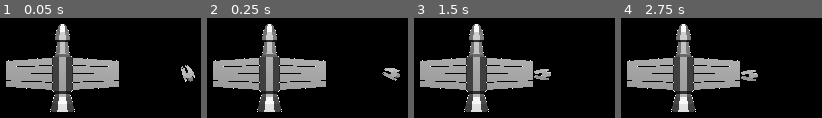
Above: before the commit, frames 1-4 (left to right).
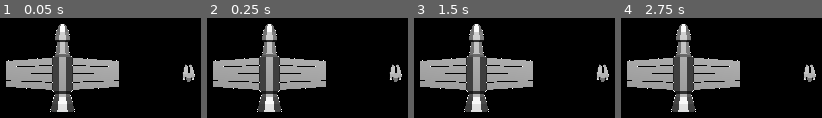
Above: after the commit, the same moments.

Repository: manglemix/spaceweed
Game: Godot game, scene res://test_scenes/Gameplay.tscn
Same seed, same stepped clock (60 frames per second), same inputs: the game is played once before the commit and once after it. This scene is started directly instead of the project's main scene.
Inputs (mouse positions are in pixels of both pictures, inside the frame that each line leads up to):
- Up to frame 1 (0.05 s): no input
- Up to frame 2 (0.25 s): no input
- Up to frame 3 (1.5 s): move the mouse to (outside the picture) at 0.52 s; press the mouse at (outside the picture) at 0.53 s; hold D (move_right) 0.53-1.28 s; right-click (outside the picture) at 0.8 s; move the mouse to (outside the picture) at 1.27 s; release the mouse at (outside the picture) at 1.28 s; hold S (move_down) from 1.28 s (still down); right-click (outside the picture) at 1.35 s
- Up to frame 4 (2.75 s): click (outside the picture) at 1.55 s; tap Enter at 2 s; move the mouse to (outside the picture) at 2.02 s; release S (move_down) at 2.03 s; hold D (move_right) from 2.03 s (still down); hold Middle mouse button (drag_camera) from 2.03 s (still down); right-click (outside the picture) at 2.3 s

The runs differ from the first frame. In frame 1, 0.5% of the frame differs, in the area x 90-98%, y 46-64%; in frame 2, 0.7%; in frame 3, 1.4%, in the area x 59-98%, y 46-64%; in frame 4, 1.4%.

Commit message:
Drone's can now be commanded to move around
When right clicking, a waypoint will be put down for each drone at the mouse position.

Diff:
--- a/project.godot
+++ b/project.godot
@@ -142,6 +142,11 @@
 "events": [ Object(InputEventMouseButton,"resource_local_to_scene":false,"resource_name":"","device":0,"alt":false,"shi …(212 unchanged characters)…
  ]
 }
+command={
+"deadzone": 0.5,
+"events": [ Object(InputEventMouseButton,"resource_local_to_scene":false,"resource_name":"","device":0,"alt":false,"shift":false,"control":false,"meta":false,"command":false,"button_mask":0,"position":Vector2( 0, 0 ),"global_position":Vector2( 0, 0 ),"factor":1.0,"button_index":2,"pressed":false,"doubleclick":false,"script":null)
+ ]
+}
 
 [physics]
 
--- a/scenes/drones/drone_move.gd
+++ b/scenes/drones/drone_move.gd
@@ -10,12 +10,13 @@
 var speed: float
 var target: Vector3
 var target_node: Spatial
+var free_when_done: bool
 
 onready var drone: KinematicPlus = get_parent().get_parent()
 
 
 func _ready():
-	move_to_node(get_node("../../../Atlas"))
+	set_physics_process(false)
 
 
 func move_to(position: Vector3) -> void:
@@ -24,8 +25,13 @@
 	set_physics_process(true)
 
 
-func move_to_node(node: Spatial) -> void:
+func move_to_node(node: Spatial, free_when_done := false) -> void:
+	if target_node != null and self.free_when_done:
+		target_node.queue_free()
+
 	target_node = node
+	# avoid name space collision
+	self.free_when_done = free_when_done
 	set_physics_process(true)
 
 
@@ -39,6 +45,8 @@
 	if distance < max_distance:
 		speed = 0
 		set_physics_process(false)
+		if free_when_done:
+			target_node.queue_free()
 		target_node = null
 
 	else:
--- a/scenes/standard_camera/StandardCamera.tscn
+++ b/scenes/standard_camera/StandardCamera.tscn
@@ -8,6 +8,7 @@
 [ext_resource path="res://scenes/standard_camera/camera_move_to.gd" type="Script" id=6]
 [ext_resource path="res://scenes/standard_camera/draw_box.gd" type="Script" id=7]
 [ext_resource path="res://scenes/standard_camera/selector.gd" type="Script" id=8]
+[ext_resource path="res://scenes/waypoint.tscn" type="PackedScene" id=9]
 
 [sub_resource type="SphereShape" id=1]
 radius = 0.2
@@ -23,6 +24,7 @@
 [node name="Camera" type="Camera" parent="."]
 far = 500.0
 script = ExtResource( 5 )
+movement_waypoint = ExtResource( 9 )
 
 [node name="motion_blur" parent="Camera" instance=ExtResource( 3 )]
 transform = Transform( 1, 0, 0, 0, 1, 0, 0, 0, 1, 0, 0, -0.211088 )
--- a/scenes/standard_camera/standard_camera.gd
+++ b/scenes/standard_camera/standard_camera.gd
@@ -2,13 +2,14 @@
 
 
 export var controller_path := NodePath("../CameraController")
+export var movement_waypoint: PackedScene
 
+var dont_save := ["controller", "movement_waypoint", "_map_plane", "selected", "first_click", "second_click"]
 var selected: Array
 var selecting := false setget set_selecting		# when monitoring on the Area turns off, it emits body_exited for all overlaping node, however we want to keep those nodes in the selected array
-var map_plane := Plane(Vector3.BACK, 0)
 var first_click: Vector3
 
-var dont_save := ["controller", "map_plane", "selected", "first_click", "second_click"]
+var _map_plane := Plane(Vector3.BACK, 0)
 
 onready var controller: StateMachine = get_node(controller_path)
 
@@ -29,7 +30,7 @@
 
 
 func map_raycast() -> Vector3:
-	return map_plane.intersects_ray(global_transform.origin, project_ray_normal(get_viewport().get_mouse_position()))
+	return _map_plane.intersects_ray(global_transform.origin, project_ray_normal(get_viewport().get_mouse_position()))
 
 
 func move_to(target: Transform) -> void:
@@ -62,6 +63,16 @@
 		highlight_node(node, value)
 
 
+func move_selected_drones() -> void:
+	for node in selected:
+		var move: State = node.get_node_or_null("DroneController/MoveTo")
+		if move != null:
+			var waypoint: Spatial = movement_waypoint.instance()
+			get_tree().current_scene.add_child(waypoint)
+			waypoint.global_transform.origin = map_raycast()
+			move.move_to_node(waypoint, true)
+
+
 func _input(event):
 	if event.is_action_pressed("select"):
 		highlight_all(false)
@@ -75,3 +86,6 @@
 			var result := mouse_raycast()
 			if not result.empty():
 				selected.append(result["collider"])
+
+	elif event.is_action_released("command"):
+		move_selected_drones()
--- /dev/null
+++ b/scenes/waypoint.tscn
@@ -0,0 +1,9 @@
+[gd_scene load_steps=2 format=2]
+
+[sub_resource type="SphereMesh" id=1]
+
+[node name="waypoint" type="Spatial"]
+
+[node name="MeshInstance" type="MeshInstance" parent="."]
+mesh = SubResource( 1 )
+material/0 = null
Not shown: 1 places in scenes/standard_camera/StandardCamera.tscn that only renumber resources
